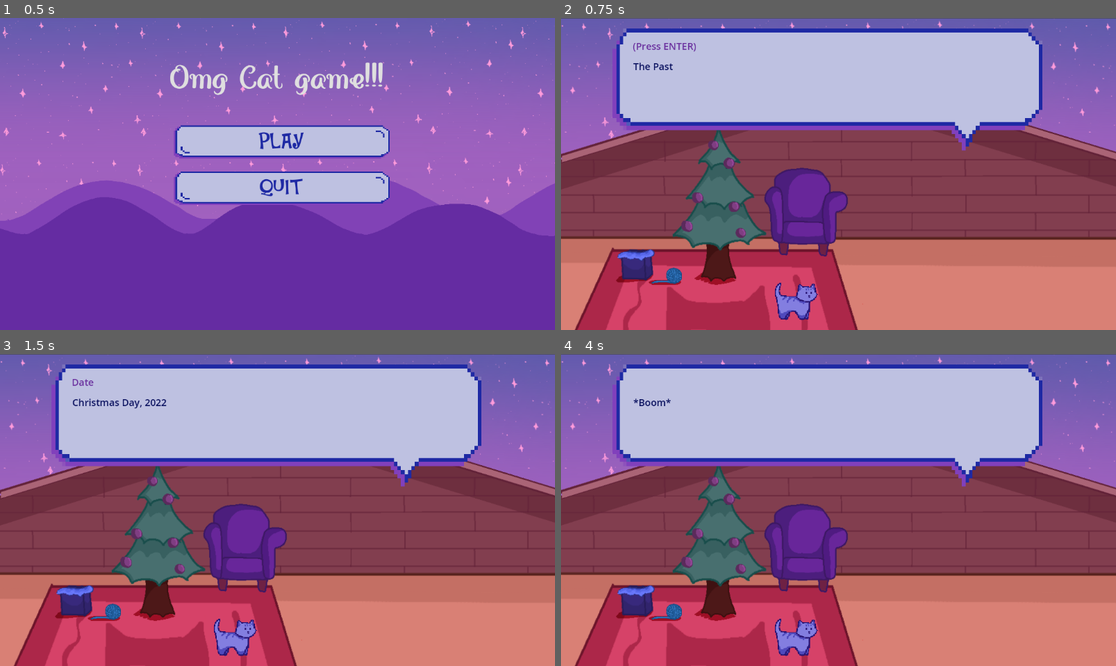
Above: before the commit, frames 1-4 (two rows, left to right).
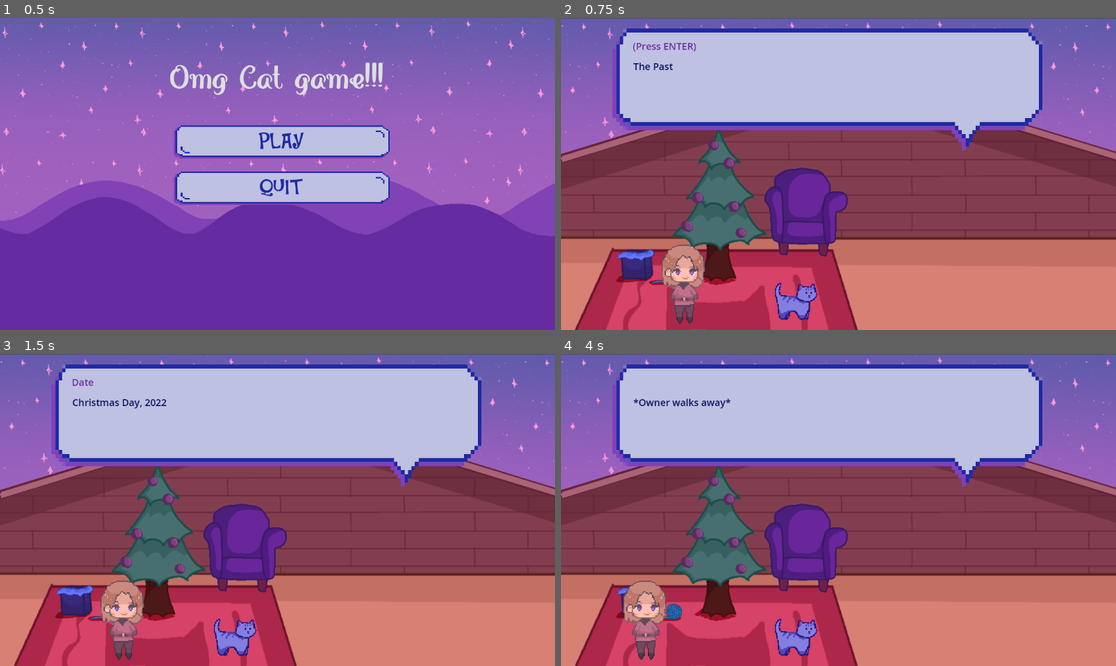
Above: after the commit, the same moments.

Repository: purple-affogato/magic-xmas-cat-game
Game: Godot game, scene res://menu.tscn
The game is run twice, just before and just after one commit, with the same random seed, the same clock (stepped at 60 frames per second) and the same inputs.
Inputs:
- Up to frame 1 (0.5 s): no input
- Up to frame 2 (0.75 s): click "PLAY" at 0.5 s
- Up to frame 3 (1.5 s): tap Enter (ui_accept) at 1.25 s; hold Right (ui_right) from 1.28 s (still down); tap Q (normal_attack) at 1.35 s
- Up to frame 4 (4 s): tap Enter (ui_accept) at 1.52, 2, 2.27, 2.75, 3.5, 3.77 s; release Right (ui_right) at 2.03 s; hold Down (ui_down) 2.03-2.78 s; tap Q (normal_attack) at 2.1, 2.85, 3.6 s; hold Right (ui_right) 2.78-3.53 s; hold Up (ui_up) from 3.53 s (still down)

Frame 1 is identical in both runs. In frame 2, 1.3% of the frame differs, in the area x 18-27%, y 72-98%; in frame 3, 1.3%; in frame 4, 1.5%, in the area x 11-31%, y 14-98%.

Commit message:
added owner + lil owner movement to past lvl

Diff:
--- a/owner.tscn
+++ b/owner.tscn
@@ -41,7 +41,8 @@
 [sub_resource type="RectangleShape2D" id="RectangleShape2D_yvp8s"]
 size = Vector2(38.5, 83)
 
-[node name="CharacterBody2D" type="CharacterBody2D"]
+[node name="Owner" type="CharacterBody2D"]
+scale = Vector2(1.745, 1.745)
 
 [node name="AnimatedSprite2D" type="AnimatedSprite2D" parent="."]
 texture_filter = 1
@@ -55,3 +56,4 @@
 [node name="CollisionShape2D" type="CollisionShape2D" parent="."]
 position = Vector2(2, -4)
 shape = SubResource("RectangleShape2D_yvp8s")
+disabled = true
--- a/past_level.gd
+++ b/past_level.gd
@@ -28,6 +28,7 @@
 var dia
 var player_hp
 var kills
+signal owner_offscreen
 
 func _process(delta):
 	if ph == Phase.START:
@@ -35,6 +36,13 @@
 			dia.visible = false
 			ph = Phase.BATTLE
 			$Cat.set_process(true)
+		else:
+			if dia.label.text == "*Owner walks away*":
+				dia.set_process(false)
+				if $Owner.position.x < -200:
+					owner_offscreen.emit()
+					return
+				$Owner.position.x -= 200 * delta
 	elif ph == Phase.BATTLE:
 		print(player_hp," ",kills)
 		if kills >= 3:
@@ -75,3 +83,7 @@
 	$Cat.set_process(false)
 	player_hp = 100
 	kills = 0
+
+
+func _on_owner_offscreen():
+	dia.set_process(true)
--- a/past_level.tscn
+++ b/past_level.tscn
@@ -1,10 +1,11 @@
-[gd_scene load_steps=14 format=3 uid="uid://rfsh1jqks2ap"]
+[gd_scene load_steps=15 format=3 uid="uid://rfsh1jqks2ap"]
 
 [ext_resource type="Script" path="res://past_level.gd" id="1_ckfk8"]
 [ext_resource type="PackedScene" uid="uid://betpqqnfkgqs5" path="res://cat.tscn" id="1_s4ikg"]
 [ext_resource type="Texture2D" uid="uid://bic6cg2my1cu1" path="res://Assets/Background.png" id="3_o7q1h"]
 [ext_resource type="Texture2D" uid="uid://cyi7lng8qar0" path="res://Assets/Past bg.png" id="4_71kew"]
 [ext_resource type="PackedScene" uid="uid://dlhppyw3lsjyk" path="res://dialogue_box.tscn" id="5_ntd08"]
+[ext_resource type="PackedScene" uid="uid://dv71jhx51wxd5" path="res://owner.tscn" id="6_xpc7s"]
 
 [sub_resource type="RectangleShape2D" id="RectangleShape2D_m0tjr"]
 size = Vector2(61, 661)
@@ -28,7 +29,7 @@
 size = Vector2(181, 195)
 
 [sub_resource type="RectangleShape2D" id="RectangleShape2D_vy3au"]
-size = Vector2(298, 112)
+size = Vector2(298, 130)
 
 [node name="PastLevel" type="Node2D"]
 script = ExtResource("1_ckfk8")
@@ -74,7 +75,7 @@
 shape = SubResource("RectangleShape2D_h4pf8")
 
 [node name="gifts" type="CollisionShape2D" parent="Obstructions"]
-position = Vector2(152, 482)
+position = Vector2(152, 449)
 shape = SubResource("RectangleShape2D_vy3au")
 
 [node name="DialogueBox" parent="." instance=ExtResource("5_ntd08")]
@@ -84,3 +85,8 @@
 
 [node name="Cat" parent="." instance=ExtResource("1_s4ikg")]
 position = Vector2(493, 585)
+
+[node name="Owner" parent="." instance=ExtResource("6_xpc7s")]
+position = Vector2(253, 561)
+
+[connection signal="owner_offscreen" from="." to="." method="_on_owner_offscreen"]
Not shown: 1 places in owner.tscn that only renumber resources
